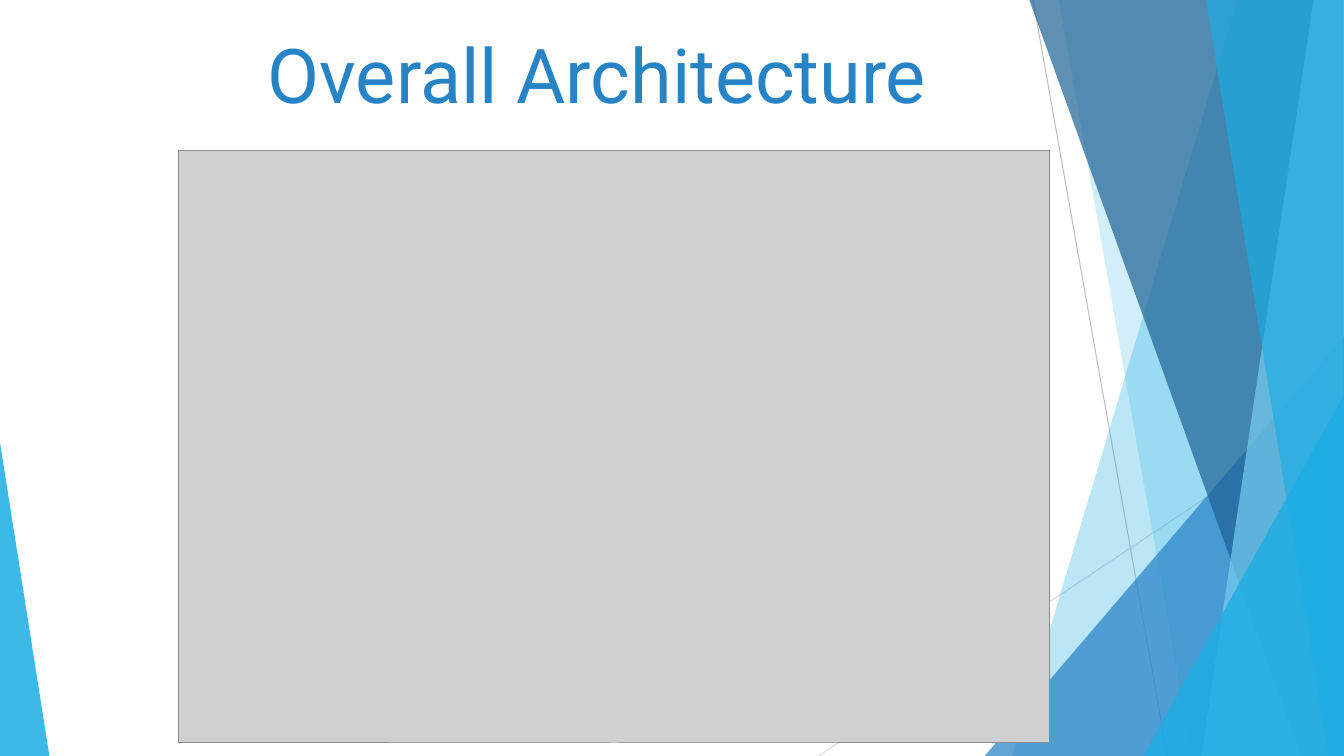
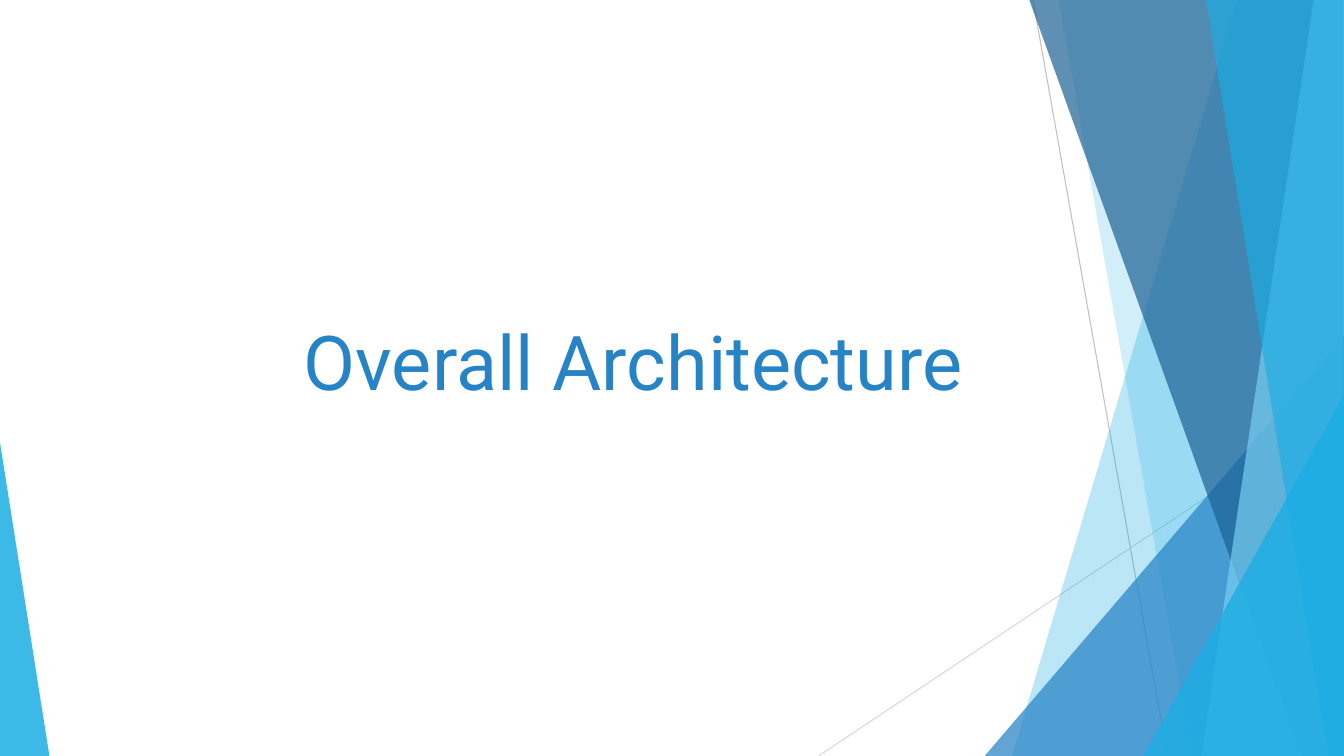
Before and after one commit to Garolla/IPMANAGER, a slide deck: slide 7 of slides/GINA_SDP_final.pptx. Drawn at 1344x756 pixels with LibreOffice and Linux fonts; fonts in the diff are those of the drawing; grey boxes stand for pictures. Boxes give left, top, right and bottom in pixels: in the first picture for what was removed or moved away, otherwise in the second. Text is boxed around its words. In the diff, an @@ line names an element or a change of style, - is before the commit and + after.

```diff
--- a/slides/GINA_SDP_final.pptx
+++ b/slides/GINA_SDP_final.pptx
@@ picture removed at bbox=[178, 151, 1051, 743] @@
@@ title "Overall Architecture": place and size @@
-title "Overall Architecture" at bbox=[268, 46, 926, 104]
+title "Overall Architecture" at bbox=[304, 333, 962, 391]
```
Also in this commit, not shown: 2 other slides changed, 4 slides added, 4 slides removed.
